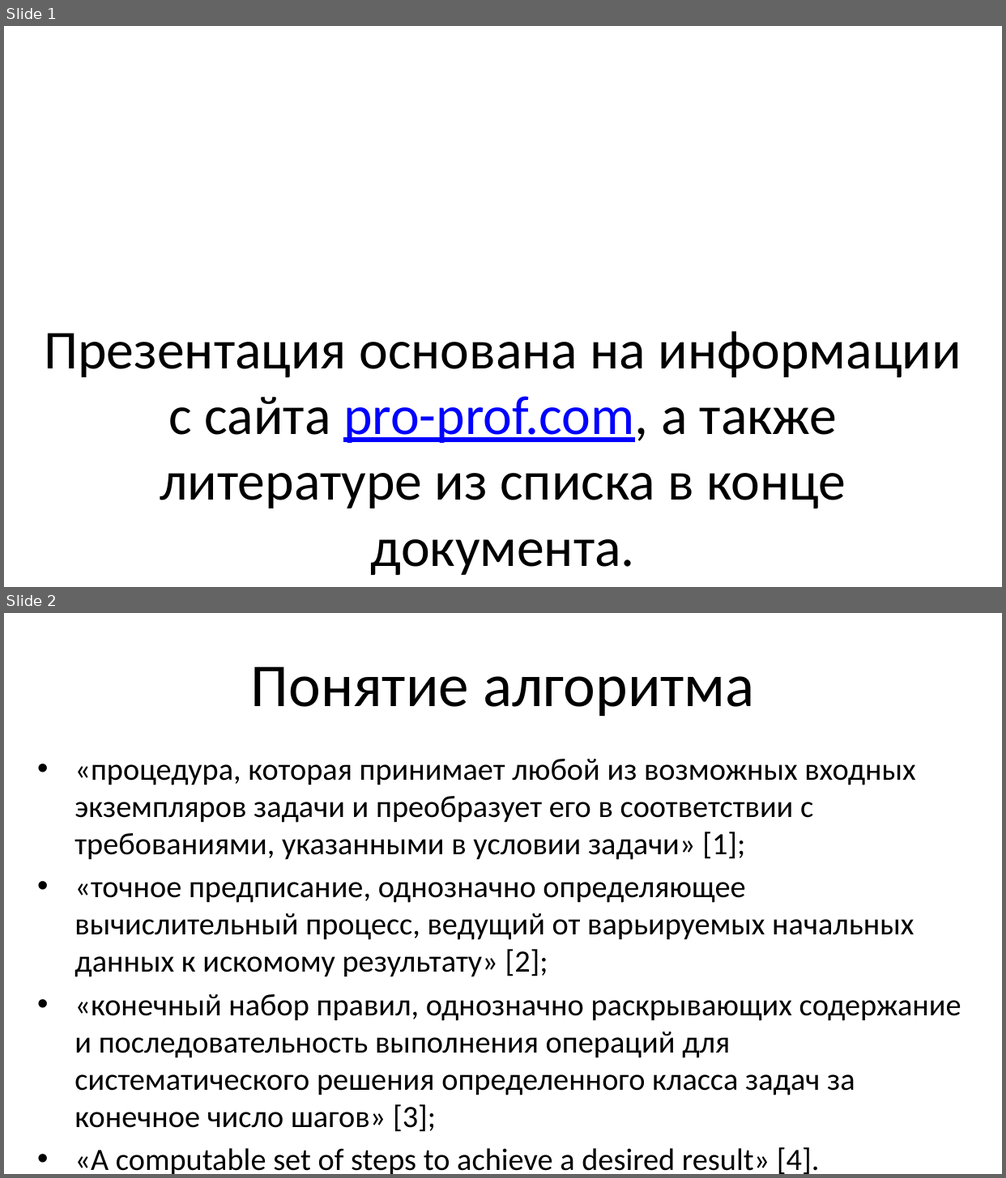
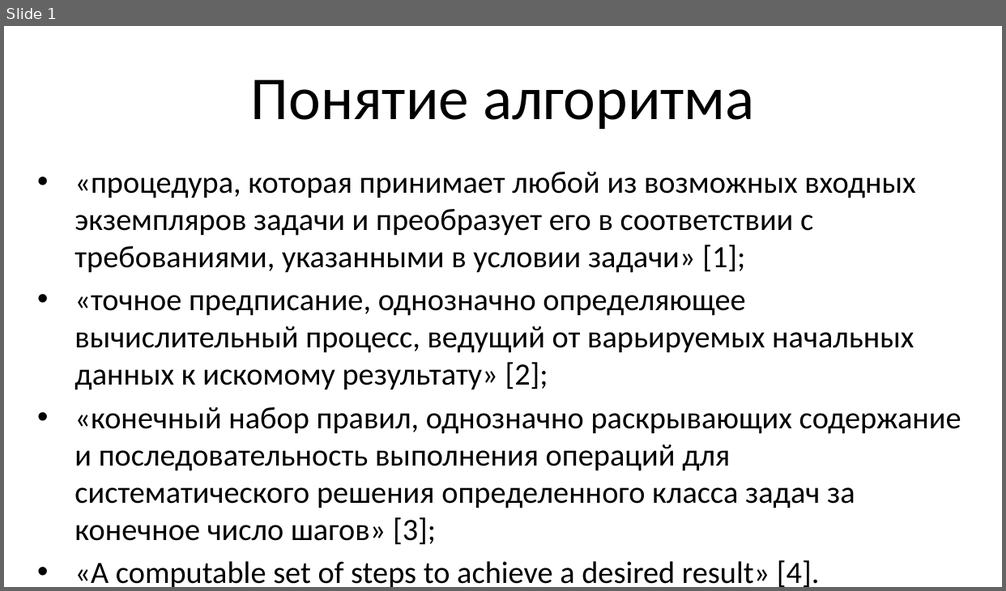
Before and after one commit to littmir/algorithms-presentation, a slide deck: algorithms-presentation.pptx. Shown one above the other, each under a label of ours: slides 1 and 2 before the commit, slide 1 after it. The pictures are 1006x1178 and 1006x591 pixels, drawn with LibreOffice and Linux fonts; fonts in the diff are those of the drawing. Boxes give left, top, right and bottom in pixels: in the first picture for what was removed or moved away, otherwise in the second. Text is boxed around its words. In the diff, an @@ line names an element or a change of style, - is before the commit and + after.

```diff
--- a/algorithms-presentation.pptx
+++ b/algorithms-presentation.pptx
@@ slide 1 removed at (4,26,1002,587), background #FFFFFF @@
@@ title removed at (44,331,961,509) @@
-Презентация основана на информации с сайта pro-prof.com, а также литературе из списка в конце документа.
@@ what was slide 2 is now slide 1 @@
```
Also in this commit, not shown: 3 slides added.
